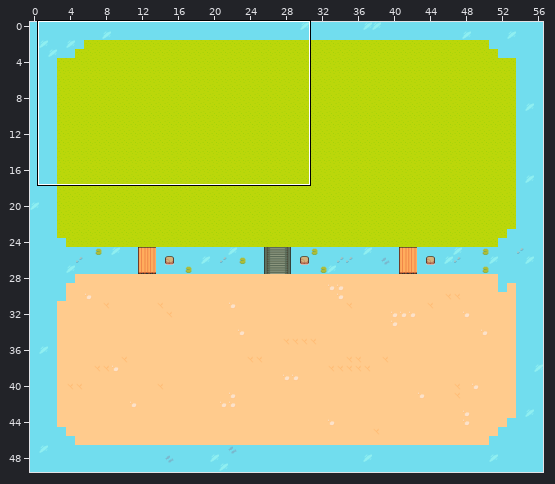
Two versions of a level (Tiled map, tiled/new1.tmx). The picture above shows the old version from afar; the outline marks the close-up.
Close-up. Old version:
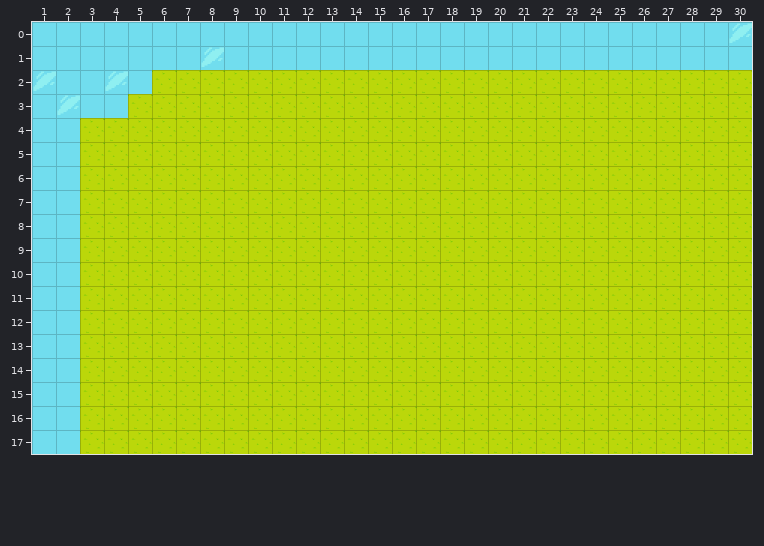
Cells are 64x64 px. Shown: x 1..30, y 0..17. The commit also changed other parts of the map, which this record leaves out. Not drawn, because the pictures are missing: unchanged layer "detail".
The result:
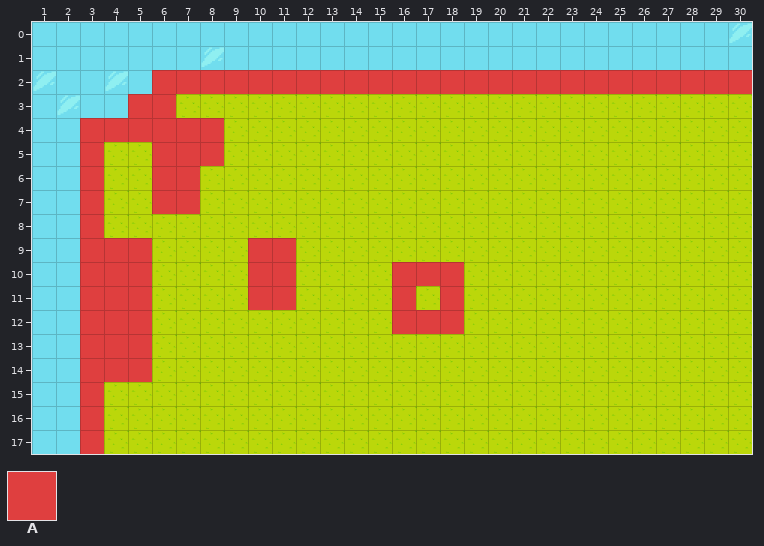
Key: from "Floor": A 395.
_ is an empty cell, . an unchanged one.
Tiles of an added or newly shown layer are drawn over the layers below it.
The edit:
--- layer "floorblock" (now shown)
@@ x 3..30 @@
- 2 ..._________________________
- 3 ..__........................
- 4 ______......................
- 5 _..___......................
- 6 _..__.......................
- 7 _..__.......................
- 8 _...........................
- 9 ___....__...................
-10 ___....__....___............
-11 ___....__...._._............
-12 ___..........___............
-13 ___.........................
-14 ___.........................
-15 _...........................
-16 _...........................
-17 _...........................
+ 2 ...AAAAAAAAAAAAAAAAAAAAAAAAA
+ 3 ..AA........................
+ 4 AAAAAA......................
+ 5 A..AAA......................
+ 6 A..AA.......................
+ 7 A..AA.......................
+ 8 A...........................
+ 9 AAA....AA...................
+10 AAA....AA....AAA............
+11 AAA....AA....A.A............
+12 AAA..........AAA............
+13 AAA.........................
+14 AAA.........................
+15 A...........................
+16 A...........................
+17 A...........................
Changed places in both close-ups, as pixel boxes (x1, y1, x2, y2):
added: (80, 70, 752, 454)
